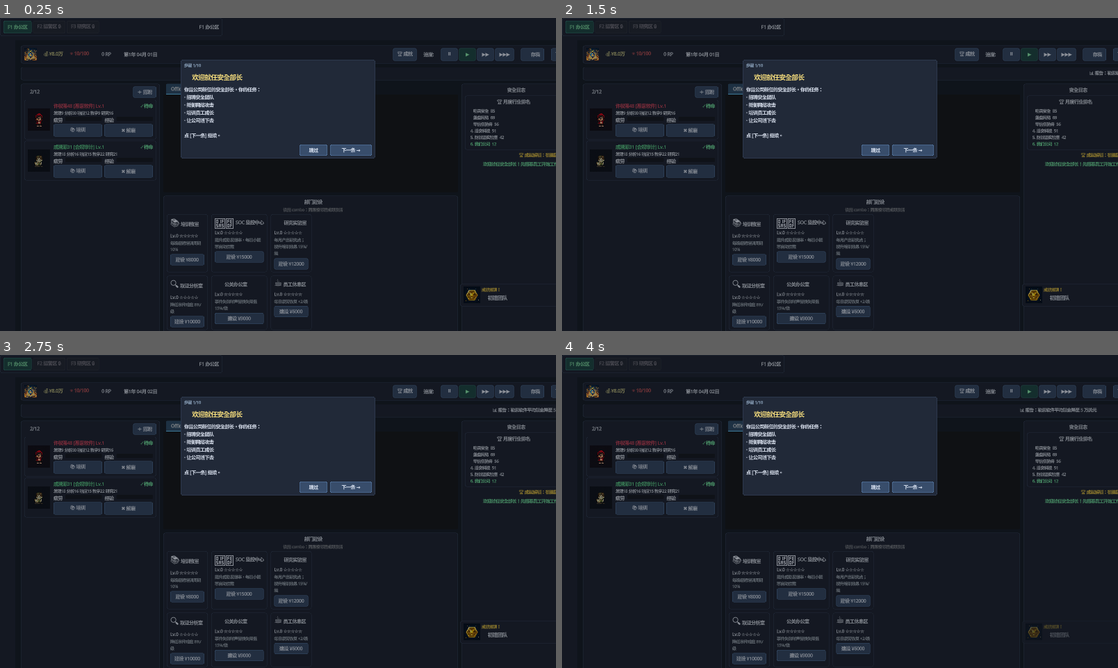
Above: before the commit, frames 1-4 (two rows, left to right).
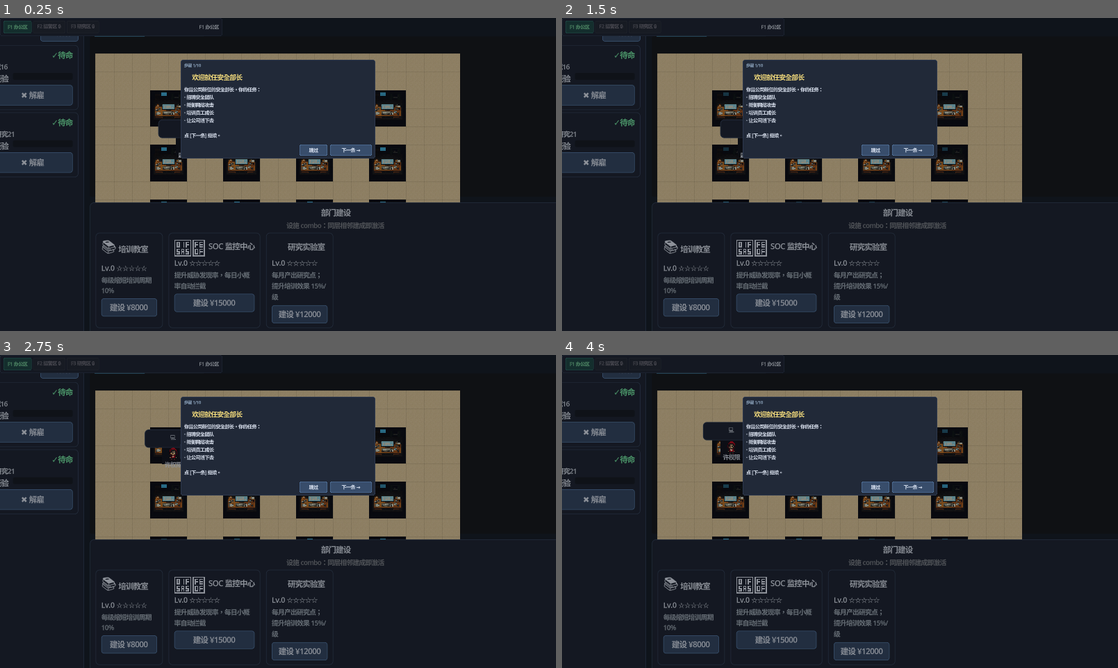
Above: after the commit, the same moments.

Repository: ShokouP/Game-network-safety-monogatari
Game: Godot game, scene res://scenes/main.tscn
The game is run twice, just before and just after one commit, with the same random seed, the same clock (stepped at 60 frames per second) and the same inputs.
Inputs (mouse positions are in pixels of both pictures, inside the frame that each line leads up to):
- Up to frame 1 (0.25 s): no input
- Up to frame 2 (1.5 s): click (967, 55) at 0.5 s, where only the run before the commit has a clickable "🏆 成就"; click "＋ 招聘" at 1.25 s
- Up to frame 3 (2.75 s): click (450, 392) at 2 s, where only the run before the commit has a clickable "⏸"
- Up to frame 4 (4 s): click "✖ 解雇" at 2.75 s; click (1029, 392) at 3.5 s, where only the run before the commit has a clickable "▶"

The runs differ from the first frame. In frame 1, 27% of the frame differs, in the area x 0-100%, y 5-99%; in frame 2, 27%; in frame 3, 27%; in frame 4, 27%.

Commit message:
fix: 修复办公室俯视图无法显示
- 回滚 ScrollContainer 包装（Node2D 不能在 ScrollContainer 里渲染）
- OfficeView 内嵌 Camera2D 自动适配视口（80% 填充，保持纵横比）

Diff:
--- a/scenes/main.tscn
+++ b/scenes/main.tscn
@@ -158,10 +158,7 @@
 layout_mode = 2
 metadata/_tab_name = "办公室"
 
-[node name="OfficeScroll" type="ScrollContainer" parent="RootMargin/RootVBox/MainHBox/CenterVBox/CenterTabs/OfficeTab"]
-layout_mode = 2
-
-[node name="OfficeView" parent="RootMargin/RootVBox/MainHBox/CenterVBox/CenterTabs/OfficeTab/OfficeScroll" instance=ExtResource("3")]
+[node name="OfficeView" parent="RootMargin/RootVBox/MainHBox/CenterVBox/CenterTabs/OfficeTab" instance=ExtResource("3")]
 unique_name_in_owner = true
 position = Vector2(10, 30)
 
--- a/scripts/office_view.gd
+++ b/scripts/office_view.gd
@@ -18,6 +18,7 @@
 @onready var employee_container: Node2D = %EmployeeContainer
 @onready var floor_tab: HBoxContainer = %FloorTab
 @onready var floor_label: Label = %FloorLabel
+@onready var camera: Camera2D = $Camera
 
 var current_floor: int = 0
 var employee_agents: Dictionary = {}
@@ -31,6 +32,25 @@
 	GameState.dept_upgraded.connect(_on_dept_upgraded)
 	EmployeeRoster.employee_hired.connect(_on_employee_hired)
 	EmployeeRoster.employee_fired.connect(_on_employee_fired)
+	# 自动适配视口
+	call_deferred("_fit_camera")
+	get_viewport().size_changed.connect(_fit_camera)
+
+func _fit_camera() -> void:
+	## 根据视口宽度自动缩放 Camera2D，让 640x384 楼层刚好填充
+	if camera == null:
+		return
+	var viewport_size := get_viewport_rect().size
+	var floor_w := float(FLOOR_WIDTH * TILE_SIZE)
+	var floor_h := float(FLOOR_HEIGHT * TILE_SIZE)
+	# 留边：楼层占视口的 80%
+	var target_w := viewport_size.x * 0.85
+	var target_h := viewport_size.y * 0.7
+	var zoom_x := target_w / floor_w
+	var zoom_y := target_h / floor_h
+	var zoom := minf(zoom_x, zoom_y)
+	camera.zoom = Vector2(zoom, zoom)
+	camera.position = Vector2(floor_w / 2.0, floor_h / 2.0 + 20)
 
 func _build_floor(floor_id: int) -> void:
 	for c in floor_container.get_children():
